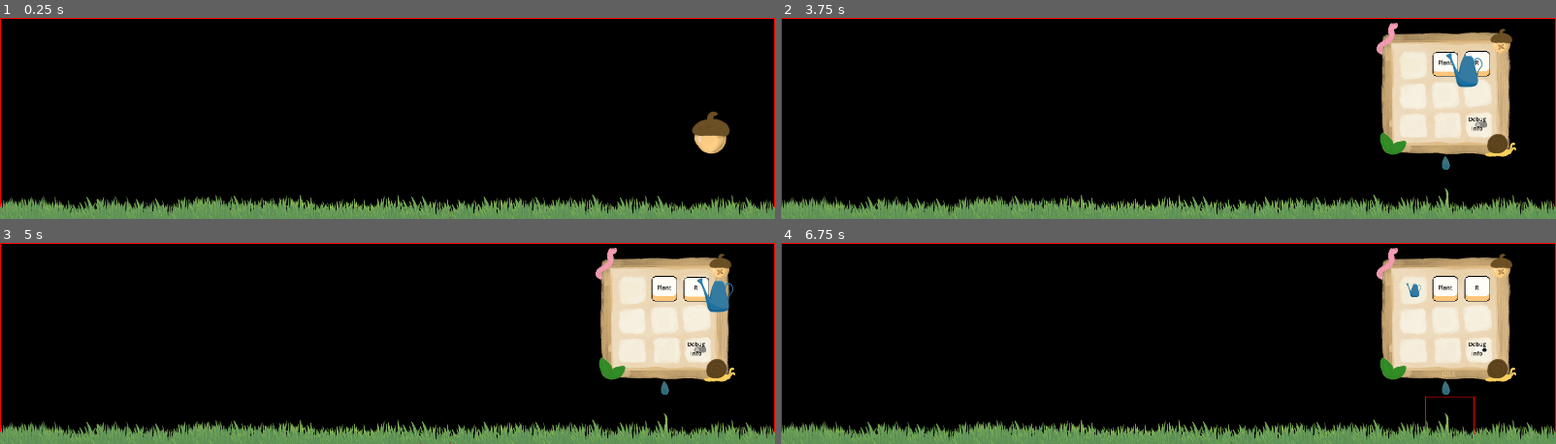
Above: before the commit, frames 1-4 (two rows, left to right).
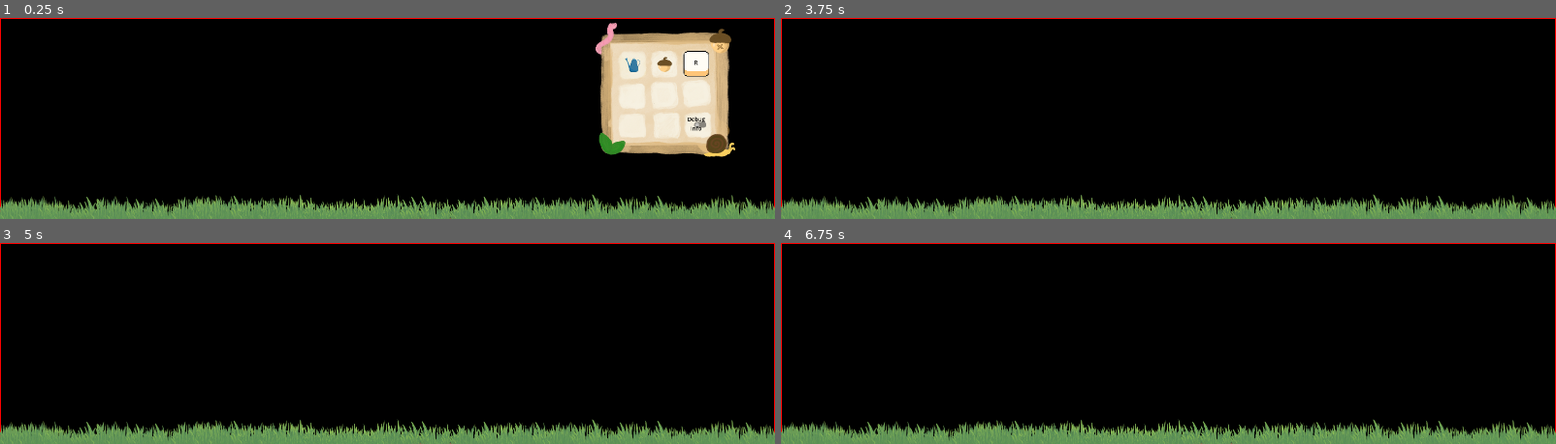
Above: after the commit, the same moments.

Repository: 9er-tom/desktop-forest
Game: Godot game, scene res://main.tscn
Two runs of this game, one before a commit and one after it. Both use one fixed random seed, a clock stepped at 60 frames per second and the inputs below.
Inputs (mouse positions are in pixels of both pictures, inside the frame that each line leads up to):
- Up to frame 1 (0.25 s): no input
- Up to frame 2 (3.75 s): click (1494, 132) at 0.5 s; click (1501, 42) at 1.25 s; click (1494, 132) at 2.02 s; click (1408, 66) at 2.77 s; click (1447, 64) at 3.5 s, where only the run before the commit has a clickable "Plant"
- Up to frame 3 (5 s): click (697, 289) at 4.25 s, where only the run before the commit has a clickable "R"
- Up to frame 4 (6.75 s): click (1478, 349) at 5 s, where only the run before the commit has a clickable "Debug Info"; click (1501, 267) at 5.77 s; click (1494, 357) at 6.52 s

The runs differ from the first frame. In frame 1, 10% of the frame differs, in the area x 76-95%, y 2-70%; in frame 2, 10%; in frame 3, 10%; in frame 4, 10%, in the area x 76-95%, y 2-96%.

Commit message:
seed tool

Diff:
--- a/assets/ui/cursorToolFrames.tres
+++ b/assets/ui/cursorToolFrames.tres
@@ -1,6 +1,7 @@
-[gd_resource type="SpriteFrames" load_steps=8 format=3 uid="uid://b6r8t4ppxp44f"]
+[gd_resource type="SpriteFrames" load_steps=9 format=3 uid="uid://b6r8t4ppxp44f"]
 
 [ext_resource type="Texture2D" uid="uid://20ms6hufpor2" path="res://assets/ui/toolIcons/wateringCan/1.PNG" id="1_1vx2f"]
+[ext_resource type="Texture2D" uid="uid://c3matn5qctx83" path="res://assets/ui/acorn.PNG" id="1_qx6ro"]
 [ext_resource type="Texture2D" uid="uid://bwek6pgfvhxe" path="res://assets/ui/toolIcons/wateringCan/2.PNG" id="2_qx6ro"]
 [ext_resource type="Texture2D" uid="uid://ca0rjvocolrm8" path="res://assets/ui/toolIcons/wateringCan/3.PNG" id="3_xl1wt"]
 [ext_resource type="Texture2D" uid="uid://kopwvpbk5fsu" path="res://assets/ui/toolIcons/wateringCan/4.PNG" id="4_vqn1w"]
@@ -10,6 +11,14 @@
 
 [resource]
 animations = [{
+"frames": [{
+"duration": 1.0,
+"texture": ExtResource("1_qx6ro")
+}],
+"loop": true,
+"name": &"seed",
+"speed": 5.0
+}, {
 "frames": [{
 "duration": 1.0,
 "texture": ExtResource("1_1vx2f")
--- a/main.tscn
+++ b/main.tscn
@@ -72,8 +72,7 @@
 showElement = NodePath("../toolbox")
 hideElement = NodePath(".")
 
-[node name="toolbox" type="TextureRect" parent="ToolboxUi" node_paths=PackedStringArray("waterButton", "shovelButton", "cursorTool")]
-visible = false
+[node name="toolbox" type="TextureRect" parent="ToolboxUi" node_paths=PackedStringArray("waterButton", "seedButton", "shovelButton", "cursorTool")]
 z_index = 400
 layout_mode = 0
 offset_right = 350.0
@@ -83,6 +82,7 @@
 expand_mode = 5
 script = ExtResource("8_2cqfq")
 waterButton = NodePath("WaterBtn")
+seedButton = NodePath("SeedBtn")
 shovelButton = NodePath("RemoveBtn")
 cursorTool = NodePath("../../CursorTool")
 metadata/_custom_type_script = "uid://cbmt6774vgyy6"
@@ -109,34 +109,17 @@
 ignore_texture_size = true
 stretch_mode = 0
 
-[node name="SpawnBtn" type="TextureButton" parent="ToolboxUi/toolbox"]
-texture_filter = 3
-layout_mode = 2
-offset_left = 141.0
-offset_top = 80.0
-offset_right = 205.0
-offset_bottom = 144.0
-texture_normal = ExtResource("5_272bh")
-texture_pressed = ExtResource("6_5vw27")
-texture_hover = ExtResource("7_kek77")
+[node name="SeedBtn" type="TextureButton" parent="ToolboxUi/toolbox"]
+texture_filter = 3
+layout_mode = 2
+offset_left = 154.0
+offset_top = 95.0
+offset_right = 218.0
+offset_bottom = 159.0
+scale = Vector2(0.6, 0.6)
+texture_normal = ExtResource("5_dg77c")
+ignore_texture_size = true
 stretch_mode = 0
-
-[node name="Label" type="Label" parent="ToolboxUi/toolbox/SpawnBtn"]
-layout_mode = 1
-anchors_preset = 8
-anchor_left = 0.5
-anchor_top = 0.5
-anchor_right = 0.5
-anchor_bottom = 0.5
-offset_left = -52.0
-offset_top = -13.0
-offset_right = 52.0
-offset_bottom = 7.0
-grow_horizontal = 2
-grow_vertical = 2
-text = "Plant"
-label_settings = SubResource("LabelSettings_272bh")
-horizontal_alignment = 1
 
 [node name="RemoveBtn" type="TextureButton" parent="ToolboxUi/toolbox"]
 texture_filter = 3
@@ -199,7 +182,7 @@
 z_as_relative = false
 scale = Vector2(0.6, 0.6)
 sprite_frames = ExtResource("17_yaehf")
-animation = &"wateringCan"
+animation = &"seed"
 script = ExtResource("14_w48qg")
 toolbox = NodePath("../ToolboxUi/toolbox")
 
@@ -215,7 +198,7 @@
 [node name="PlantSpawner" type="Node" parent="GroundSlot" node_paths=PackedStringArray("spawnButton")]
 script = ExtResource("9_4c57u")
 plantPrefabs = Array[PackedScene]([ExtResource("8_4c57u")])
-spawnButton = NodePath("../../ToolboxUi/toolbox/SpawnBtn")
+spawnButton = NodePath("../../ToolboxUi/toolbox/SeedBtn")
 gridCellSize = Vector2i(200, 160)
 gridCellYMaxOffset = 50
 
--- a/scripts/groundSpawner.gd
+++ b/scripts/groundSpawner.gd
@@ -11,7 +11,6 @@
 func _ready() -> void:
 	spawnButton.pressed.connect(_on_spawn_btn_pressed)
 	_make_spawn_grid.call_deferred() # defer this to after main window resize
-	#position.y = get_window().size.y
 
 func _make_spawn_grid() -> void:
 	var screenSize := get_window().size
--- a/scripts/ui/cursorTool.gd
+++ b/scripts/ui/cursorTool.gd
@@ -22,15 +22,22 @@
 
 func set_current_tool(tool: GardenTools):
 	currentTool = tool
+	if lastButton:
+		lastButton.visible = true
+
 	match currentTool:
 		GardenTools.WATERING_CAN:
 			toolbox.waterButton.visible = false
 			lastButton = toolbox.waterButton
 			animation = "wateringCan"
 			frame = 0
-		GardenTools.SHOVEL:
-			animation = "wateringCan" # todo change this to shovel
-			frame = 5
+			scale = Vector2(0.6,0.6)
+		GardenTools.SEED:
+			toolbox.seedButton.visible = false
+			lastButton = toolbox.seedButton
+			animation = "seed"
+			frame = 0
+			scale = Vector2(0.3,0.3)
 		GardenTools.NONE:
 			visible = false
 			return
--- a/scripts/ui/toolbox.gd
+++ b/scripts/ui/toolbox.gd
@@ -1,12 +1,14 @@
 class_name Toolbox extends TextureRect
 
 @export var waterButton: BaseButton
+@export var seedButton: BaseButton
 @export var shovelButton: BaseButton
 @export var cursorTool: CursorTool
 
 func _ready() -> void:
 	waterButton.pressed.connect(_on_toolbutton_pressed.bind(CursorTool.GardenTools.WATERING_CAN))
 	shovelButton.pressed.connect(_on_toolbutton_pressed.bind(CursorTool.GardenTools.SHOVEL))
+	seedButton.pressed.connect(_on_toolbutton_pressed.bind(CursorTool.GardenTools.SEED))
 
 func _on_toolbutton_pressed(tool: CursorTool.GardenTools):
 	cursorTool.set_current_tool(tool)
@@ -14,3 +16,4 @@
 func show_all_tool_buttons():
 	waterButton.visible = true
 	shovelButton.visible = true
+	seedButton.visible = true
